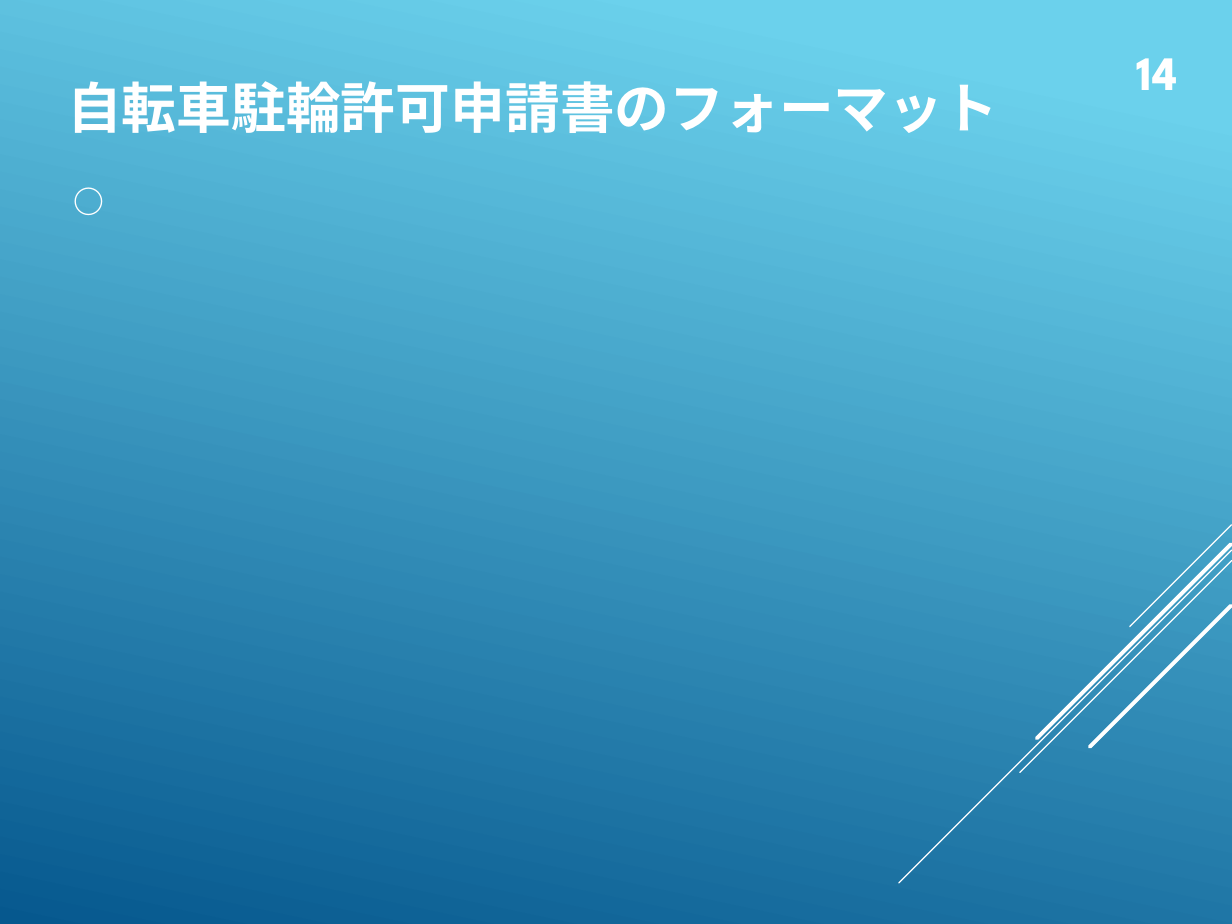
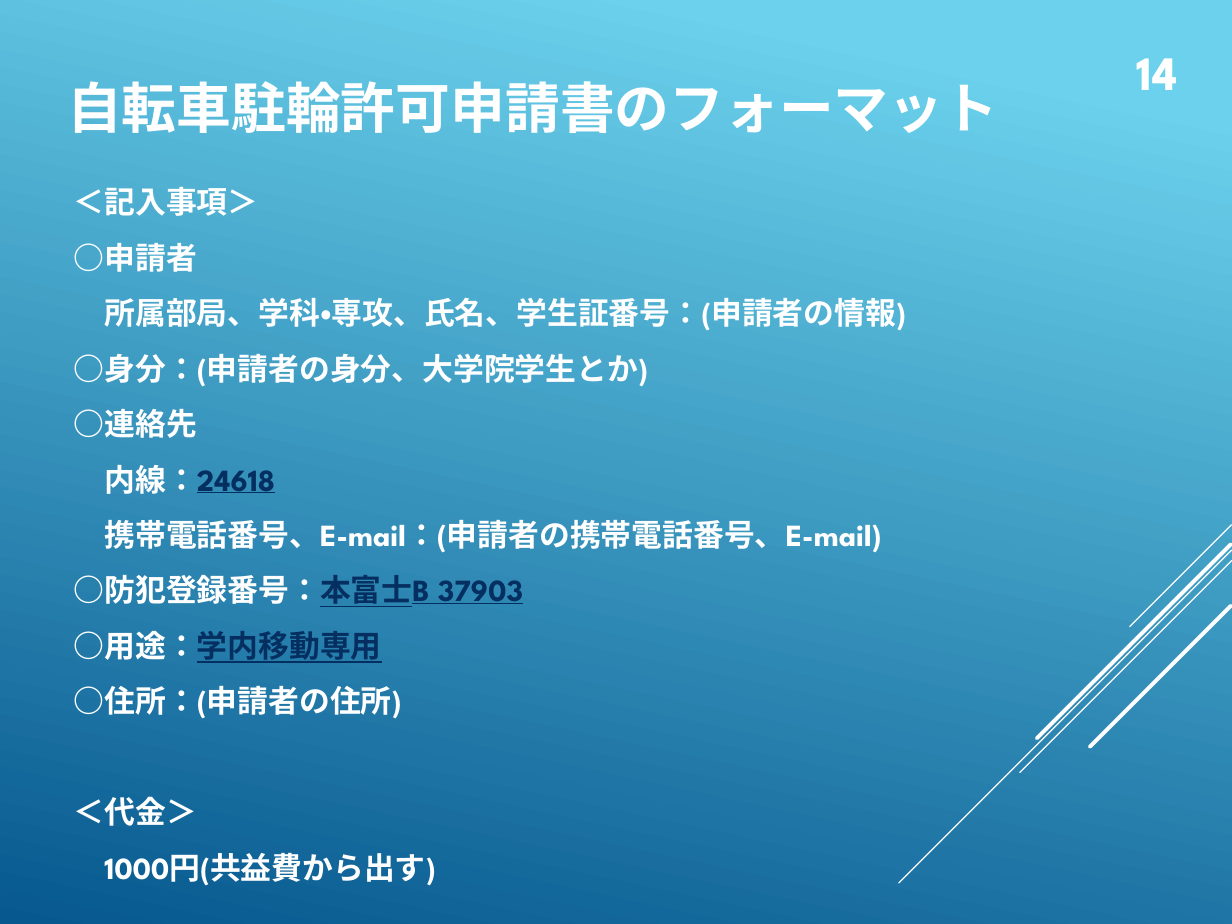
Before and after one commit to whcitizen/citizen-_task, a slide deck: slide 16 of 05_lab_orientation/庶務のお仕事.pptx. Drawn at 1232x924 pixels with LibreOffice and Linux fonts; fonts in the diff are those of the drawing. Boxes give left, top, right and bottom in pixels: in the first picture for what was removed or moved away, otherwise in the second. Text is boxed around its words. In the diff, an @@ line names an element or a change of style, - is before the commit and + after.

```diff
--- a/05_lab_orientation/庶務のお仕事.pptx
+++ b/05_lab_orientation/庶務のお仕事.pptx
@@ text removed at bbox=[0, 85, 1232, 223] @@
-○
@@ text added at bbox=[74, 187, 906, 886], 18 pt, text #FFFFFF, bold @@
+＜記入事項＞
+○申請者
+所属部局、学科・専攻、氏名、学生証番号：(申請者の情報)
+○身分：(申請者の身分、大学院学生とか)
+○連絡先
+内線：24618
+携帯電話番号、E-mail：(申請者の携帯電話番号、E-mail)
+○防犯登録番号：本富士B 37903
+○用途：学内移動専用
+○住所：(申請者の住所)
+＜代金＞
+1000円(共益費から出す)
```
Also in this commit, not shown: 2 other slides changed, 1 other file.
